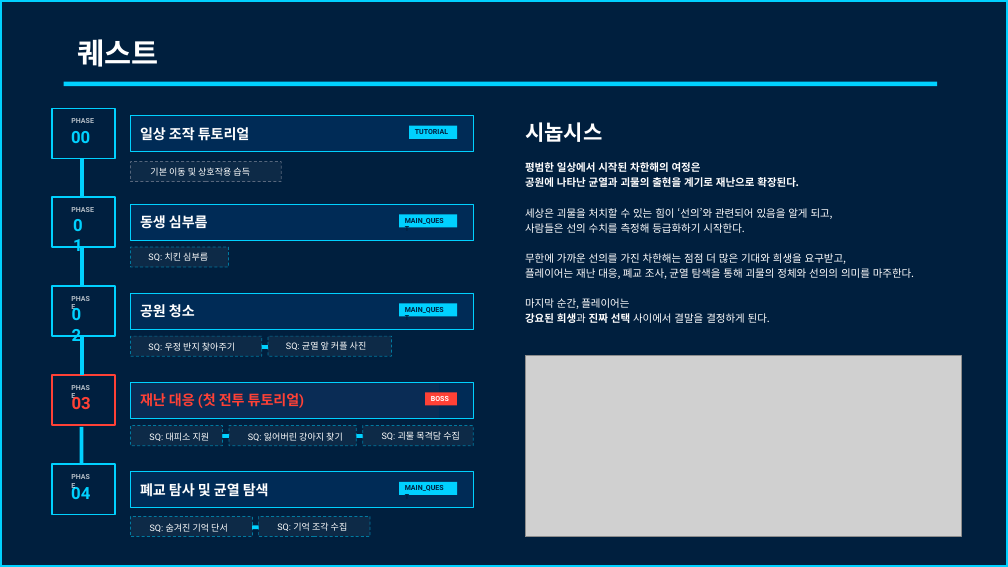
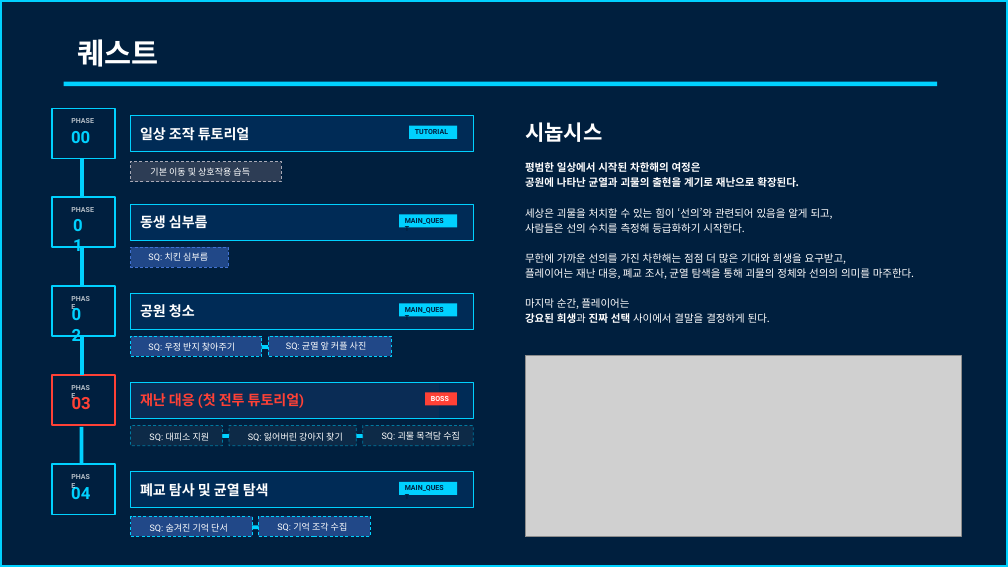
Before and after one commit to ysooj/Gihoek_6, a slide deck: slide 11 of (6.25) 트리거 및 퀘스트 전개 도면.pptx. Drawn at 1008x567 pixels with LibreOffice and Linux fonts; fonts in the diff are those of the drawing; grey boxes stand for pictures; background and template pictures are left out. Boxes give left, top, right and bottom in pixels: in the first picture for what was removed or moved away, otherwise in the second. Text is boxed around its words. In the diff, an @@ line names an element or a change of style, - is before the commit and + after.

```diff
--- a/(6.25) 트리거 및 퀘스트 전개 도면.pptx
+++ b/(6.25) 트리거 및 퀘스트 전개 도면.pptx
@@ rectangle at box(131, 162, 281, 182): fill #FFFFFF at 5% opacity to #5B5C6D at 50% opacity @@
@@ rectangle at box(131, 247, 228, 268): fill #FFFFFF at 5% opacity to #4272D2 at 50% opacity; outline #00D1FF 0.72 pt dashed to #4272D2 0.72 pt dashed @@
@@ fill #FFFFFF at 5% opacity to #4272D2 at 50% opacity in 4 elements at box(131, 337, 262, 357), box(268, 337, 392, 357), box(131, 516, 253, 537), box(259, 516, 371, 537) @@
```
Also in this commit, not shown: 1 slide added.
